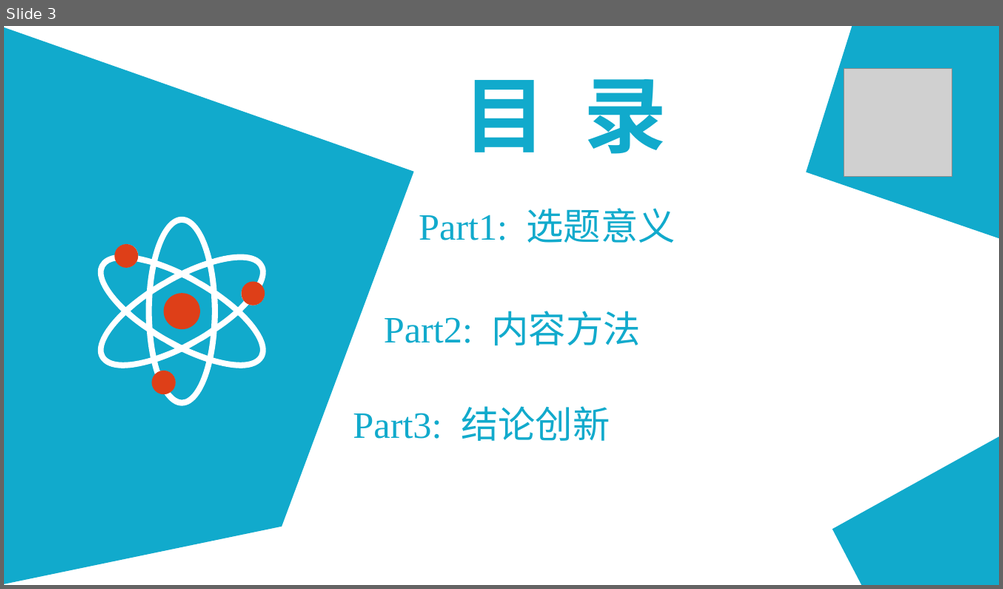
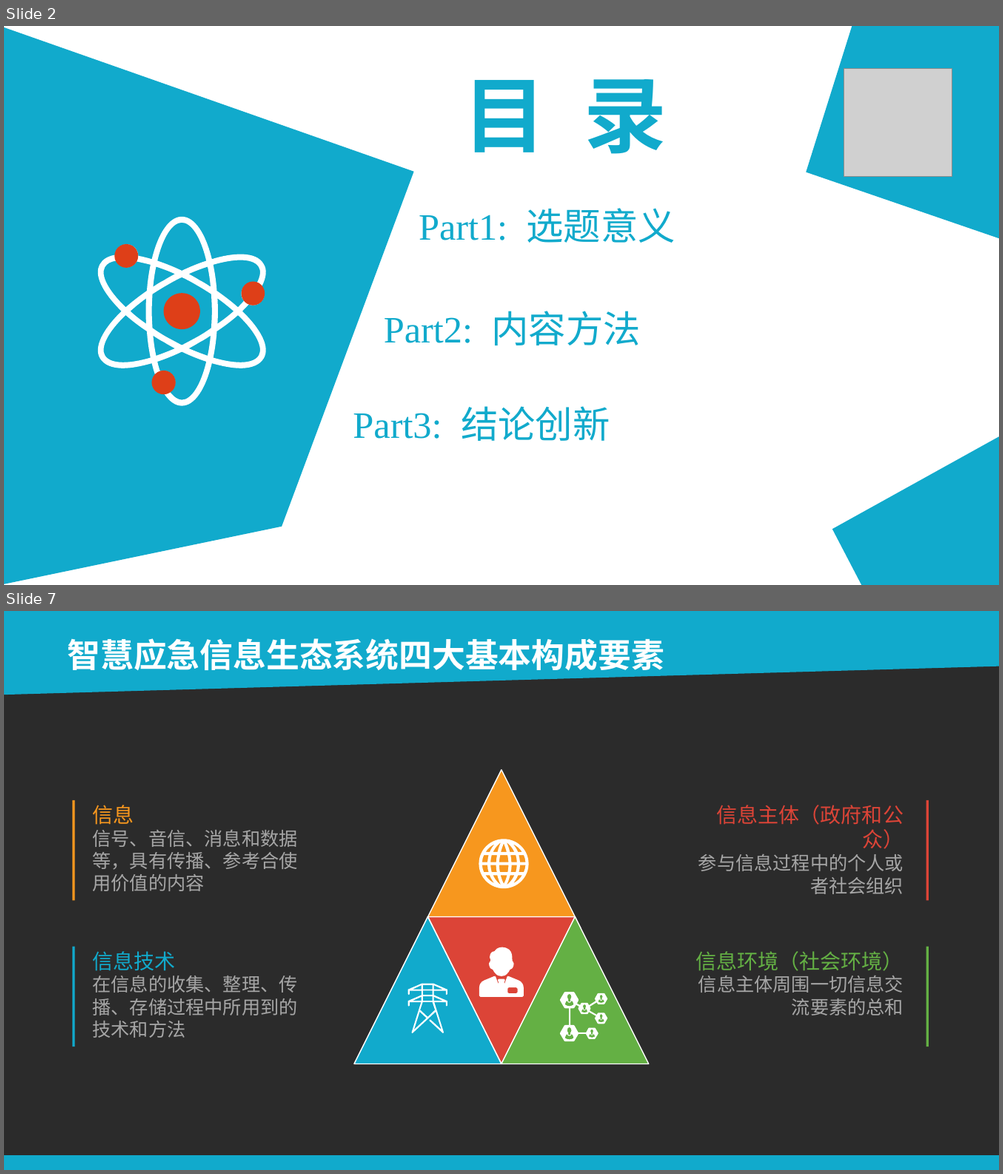
Before and after one commit to RyanWangg/FinalPaper, a slide deck: 毕业论文答辩展示.ppt. Shown one above the other, each under a label of ours: slide 3 before the commit, slides 2 and 7 after it; the slides between them are not shown. The pictures are 1003x589 and 1003x1174 pixels, drawn with LibreOffice and Linux fonts; fonts in the diff are those of the drawing; grey boxes stand for pictures; background and template pictures are left out; a plain dark background stands for a picture behind light text. Boxes give left, top, right and bottom in pixels: in the first picture for what was removed or moved away, otherwise in the second. Text is boxed around its words. In the diff, an @@ line names an element or a change of style, - is before the commit and + after.

```diff
--- a/毕业论文答辩展示.ppt
+++ b/毕业论文答辩展示.ppt
@@ slide 7 added at <box>4,611,999,1170</box>, background picture (left out) @@
@@ freeform shape added at <box>4,611,998,695</box>, fill #11AACC @@
@@ text added at <box>67,638,664,676</box>, 32 pt, text #FFFFFF, bold @@
+智慧应急信息生态系统四大基本构成要素
@@ freeform shape added at <box>427,770,575,917</box>, fill #F7971E, outline #FFFFFF 0.99 pt @@
@@ line added from (74, 800) to (74, 900), #F7971E 2.24 pt @@
@@ text added at <box>93,805,298,891</box>, 18 pt, text #A6A6A6 @@
+信息
+信号、音信、消息和数据等，具有传播、参考合使用价值的内容
@@ text added at <box>698,805,903,894</box>, 18 pt, text #A6A6A6 @@
+信息主体（政府和公众）
+参与信息过程中的个人或者社会组织
@@ line added from (927, 800) to (927, 900), #DC4437 2.24 pt @@
@@ freeform shape added at <box>478,839,528,889</box>, fill #FFFFFF @@
@@ freeform shape added at <box>354,917,501,1064</box>, fill #11AACC, outline #FFFFFF 0.99 pt @@
@@ freeform shape added at <box>427,917,575,1064</box>, fill #DC4437, outline #FFFFFF 0.99 pt @@
@@ freeform shape added at <box>501,917,648,1064</box>, fill #64B044, outline #FFFFFF 0.99 pt @@
@@ line added from (74, 946) to (74, 1047), #11AACC 2.24 pt @@
@@ text added at <box>93,951,298,1038</box>, 18 pt, text #A6A6A6 @@
+信息技术
+在信息的收集、整理、传播、存储过程中所用到的技术和方法
@@ freeform shape added at <box>479,947,523,997</box>, fill #FFFFFF @@
@@ text added at <box>696,951,903,1016</box>, 18 pt, text #A6A6A6 @@
+信息环境（社会环境）
+信息主体周围一切信息交流要素的总和
@@ line added from (927, 946) to (927, 1047), #64B044 2.24 pt @@
@@ freeform shape added at <box>407,984,447,1034</box>, fill #FFFFFF @@
@@ freeform shape added at <box>560,992,607,1042</box>, fill #FFFFFF @@
@@ rectangle added at <box>4,1155,998,1170</box>, fill #11AACC @@
@@ what was slide 3 is now slide 2 @@
```
Also in this commit, not shown: 4 slides changed, 7 other slides added, 15 slides removed.
